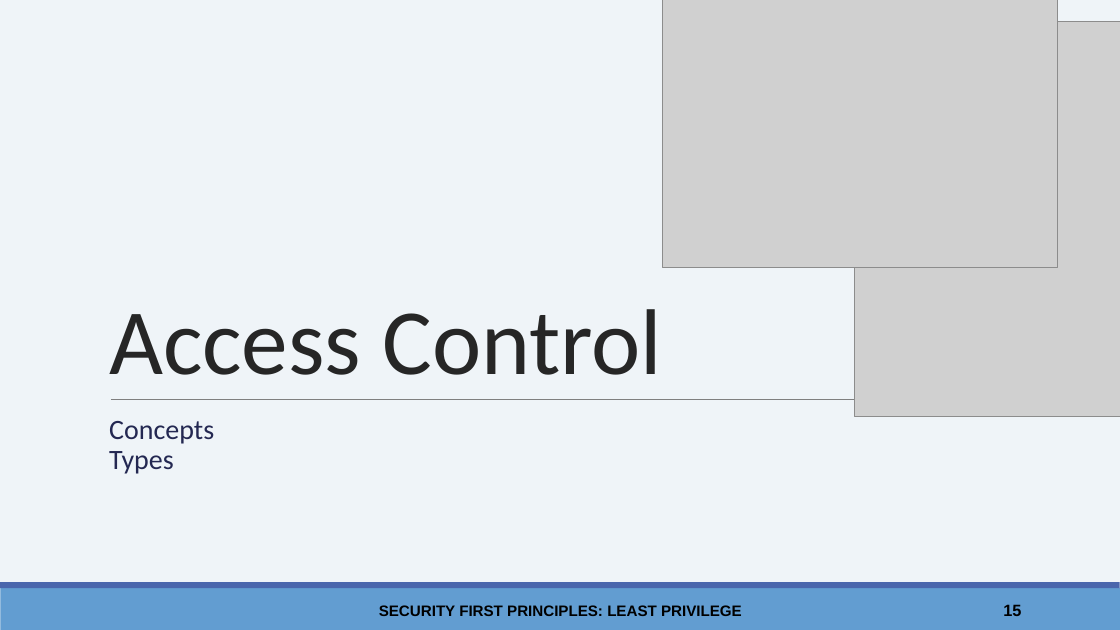
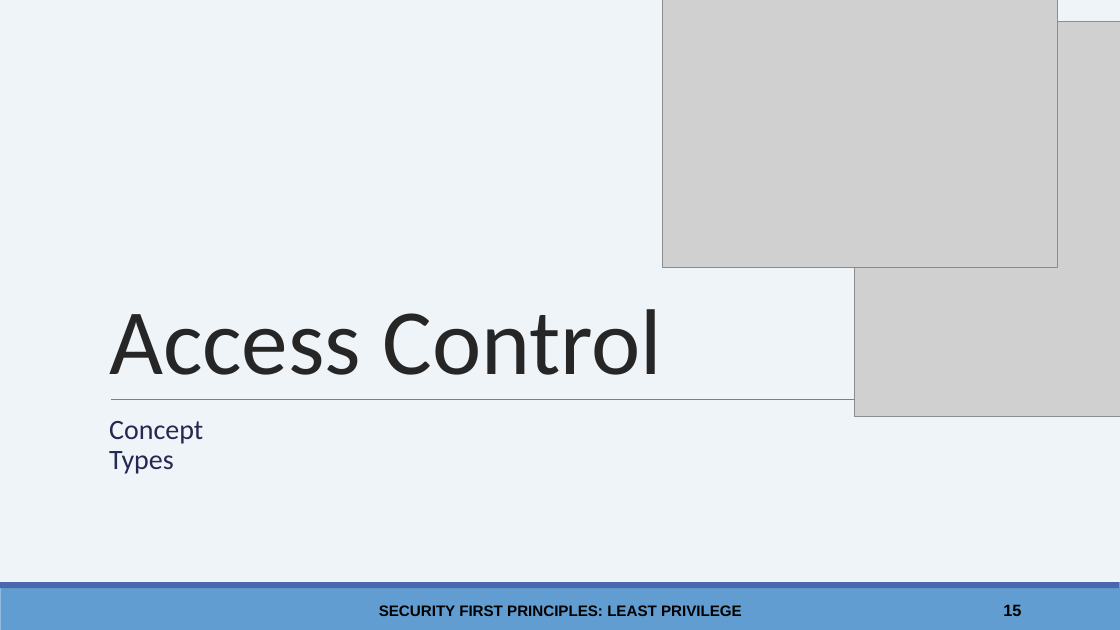
Before and after one commit to wwt9829/csc840-securityfirst, a slide deck: slide 15 of Least Privilege - Slides.pptx. Drawn at 1120x630 pixels with LibreOffice and Linux fonts; fonts in the diff are those of the drawing; grey boxes stand for pictures; background and template pictures are left out. Boxes give left, top, right and bottom in pixels: in the first picture for what was removed or moved away, otherwise in the second. Text is boxed around its words. In the diff, an @@ line names an element or a change of style, - is before the commit and + after.

```diff
--- a/Least Privilege - Slides.pptx
+++ b/Least Privilege - Slides.pptx
@@ subtitle at bbox=[109, 421, 203, 444]: text changed @@
-Concepts
+Concept
```
Also in this commit, not shown: 1 other file.
